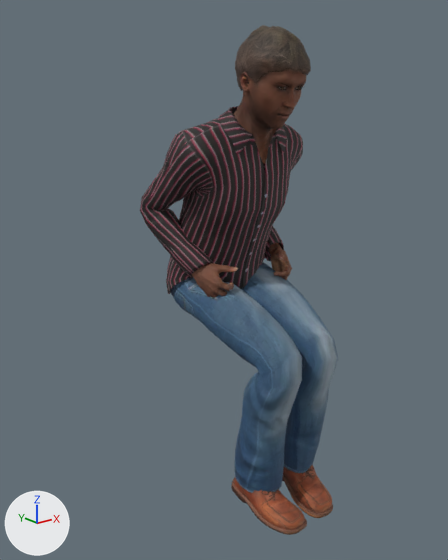
A saved change to the glTF model assets/personaggi/realistici/sella/uomo-02.glb.
Rendered twice from a camera (50 mm lens) standing at (-1.265, -1.619, 1.333) and looking at (-0.073, -0.129, 0.738). Every picture has the same lights, and +X, +Y and +Z are marked at lower left. The picture after the commit comes second. Vertices at exactly the same position are counted once.

The older version as bpy lines, for what is in view:
```python
me_base_001 = bpy.data.meshes.new('base.001')
me_base_001.from_pydata(...)  # 7992 vertices, 15816 faces; spans x -0.203..0.203, y -0.387..-0.054, z 0.468..1.761
# faces by material slot: [13672, 760, 184, 1200]
me_base_001.materials.append(mat_human_body_001)
me_base_001.materials.append(mat_human_lips_001)
me_base_001.materials.append(mat_human_fingernails_001)
me_base_001.materials.append(mat_human_ears_001)
me_male_casualsuit03 = bpy.data.meshes.new('male_casualsuit03')
me_male_casualsuit03.from_pydata(...)  # 2499 vertices, 4800 faces; spans x -0.25..0.254, y -0.471..0.129, z 0.369..1.556
me_male_casualsuit03.materials.append(mat_human_male_casualsuit03)
me_shoes01 = bpy.data.meshes.new('shoes01')
me_shoes01.from_pydata(...)  # 1722 vertices, 3320 faces; spans x -0.137..0.137, y -0.501..-0.224, z 0.281..0.53
me_shoes01.materials.append(mat_human_shoes01)
ob_human = bpy.data.objects.new('Human', me_base_001)
ob_human.location = (0.0, 0.0, -0.281)
ob_human_male_casualsuit03 = bpy.data.objects.new('Human.male_casualsuit03', me_male_casualsuit03)
ob_human_male_casualsuit03.location = (0.0, 0.0, -0.281)
ob_human_shoes01 = bpy.data.objects.new('Human.shoes01', me_shoes01)
ob_human_shoes01.location = (0.0, 0.0, -0.281)
# also in view: 'Human.short02' at (-0.003, -0.262, 1.396)
```
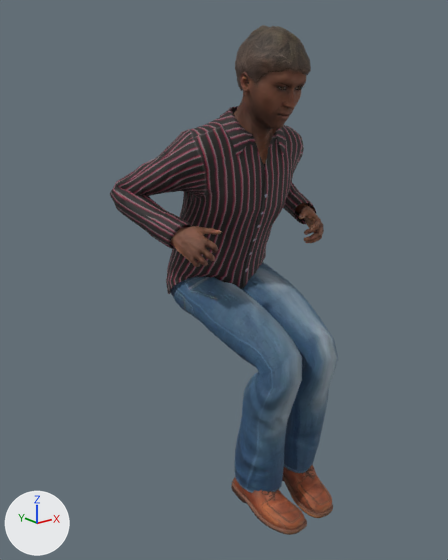
Where the change shows, as pixel boxes [x1, y1, x2, y2] in the pictures (448 x 560 px; the box of a moved part takes in the faces that stretch with it):
'Human.male_casualsuit03', reshaped (15% wider): before [140, 106, 338, 493]; after [110, 106, 338, 493]
'Human', reshaped: before [191, 69, 306, 298]; after [170, 69, 324, 267]
part 1 of me_base_001, moved or reshaped: before [191, 263, 238, 298]; after [170, 226, 222, 267]
part 2 of me_base_001, moved or reshaped: before [268, 242, 292, 280]; after [295, 203, 324, 243]
part 3 of me_male_casualsuit03, moved or reshaped: before [140, 109, 303, 278]; after [110, 109, 316, 249]

The change, as a diff of the scene's bpy script:
```diff
--- a/assets/personaggi/realistici/sella/uomo-02.glb.py
+++ b/assets/personaggi/realistici/sella/uomo-02.glb.py
@@ me_base_001 @@
 # used by ob_human; location = (0.0, 0.0, -0.281)
-me_base_001.from_pydata(...)  # 7992 vertices, 15816 faces; spans x -0.203..0.203, y -0.387..-0.054, z 0.468..1.761
+me_base_001.from_pydata(...)  # 7992 vertices, 15816 faces; spans x -0.308..0.308, y -0.387..-0.087, z 0.468..1.761
+# me_base_001 part 1: the loose piece of 1689 vertices spanning x -0.203..-0.079, y -0.223..-0.054, z 0.973..1.125 is multiplied about its middle by the matrix ((0.884, -0.335, 0.327), (0.176, 0.884, 0.432), (-0.434, -0.325, 0.841)), then moved by (-0.101, -0.042, 0.13)
+# me_base_001 part 2: the loose piece of 1689 vertices spanning x 0.079..0.203, y -0.223..-0.054, z 0.973..1.125 is multiplied about its middle by the matrix ((0.884, 0.335, -0.327), (-0.176, 0.884, 0.432), (0.434, -0.325, 0.841)), then moved by (0.101, -0.042, 0.13)
+# other edits to the shape of me_base_001 do not show in these pictures
 me_base_001.materials.append(mat_human_body_001)
@@ me_male_casualsuit03 @@
 # used by ob_human_male_casualsuit03; location = (0.0, 0.0, -0.281)
-me_male_casualsuit03.from_pydata(...)  # 2499 vertices, 4800 faces; spans x -0.25..0.254, y -0.471..0.129, z 0.369..1.556
+me_male_casualsuit03.from_pydata(...)  # 2499 vertices, 4800 faces; spans x -0.35..0.355, y -0.471..0.125, z 0.369..1.556
+# me_male_casualsuit03 part 3: 1193 of 2499 vertices moved; they spanned x -0.25..0.254, y -0.234..0.129, z 1.032..1.546 and now span x -0.35..0.355, y -0.234..0.125, z 1.157..1.546; mean shift (0.0, -0.012, 0.056); largest move (0.198, -0.101, 1.04) -> (0.308, -0.161, 1.185)
 me_male_casualsuit03.materials.append(mat_human_male_casualsuit03)
```
